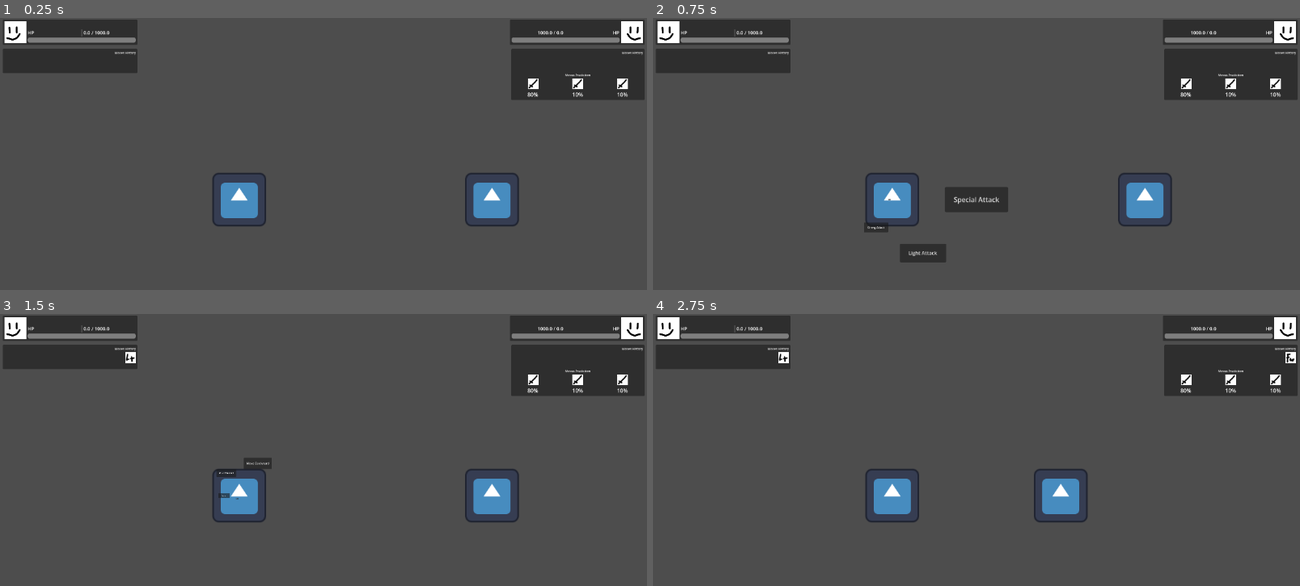
Above: before the commit, frames 1-4 (two rows, left to right).
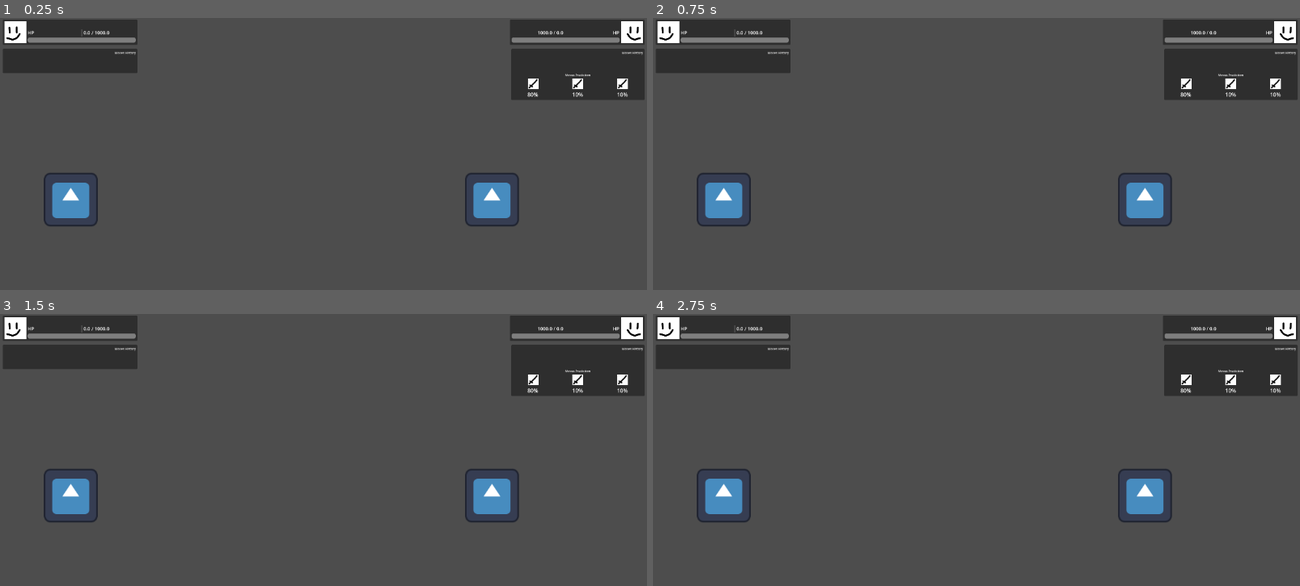
Above: after the commit, the same moments.

Repository: myticalcat/moveset-godot
Game: Godot game, scene res://scene/battle/battle_main.tscn
Same seed, same stepped clock (60 frames per second), same inputs: the game is played once before the commit and once after it. The engine's default icon, where the game draws it, is replaced by a stand-in: a white triangle on a blue panel in a dark square.
Inputs (mouse positions are in pixels of both pictures, inside the frame that each line leads up to):
- Up to frame 1 (0.25 s): no input
- Up to frame 2 (0.75 s): tap Enter at 0.5 s; move the mouse to (892, 200) at 0.52 s
- Up to frame 3 (1.5 s): click (278, 569) at 1.25 s, where only the run before the commit has a clickable "Light Attack"
- Up to frame 4 (2.75 s): tap Space at 2 s; move the mouse to (847, 512) at 2.02 s

The runs differ from the first frame. In frame 1, 1.9% of the frame differs, in the area x 6-42%, y 56-77%; in frame 2, 3.3%; in frame 3, 2.2%; in frame 4, 3.9%, in the area x 6-100%, y 13-77%.

Commit message:
rework player merged into character

Diff:
--- a/scene/battle/battle_main.tscn
+++ b/scene/battle/battle_main.tscn
@@ -1,7 +1,6 @@
 [gd_scene format=3 uid="uid://ri0faykq6n2e"]
 
 [ext_resource type="Script" uid="uid://i5in0kmay6tq" path="res://scene/battle/battle_manager.gd" id="1_hfrix"]
-[ext_resource type="PackedScene" uid="uid://cn7jawlt1k0aa" path="res://scripts/characters/player.tscn" id="3_hfrix"]
 [ext_resource type="PackedScene" uid="uid://ckmfcp604fw20" path="res://scene/battle/ui_battle.tscn" id="4_2rfxa"]
 [ext_resource type="PackedScene" uid="uid://64tnpm6qyy60" path="res://scripts/characters/character.tscn" id="4_onrr4"]
 
@@ -15,12 +14,13 @@
 [node name="Camera2D" type="Camera2D" parent="." unique_id=1996028079]
 zoom = Vector2(0.75, 0.75)
 
-[node name="Player" parent="." unique_id=362625524 instance=ExtResource("3_hfrix")]
-position = Vector2(-424, 189)
-prefered_position = 4
+[node name="Player" parent="." unique_id=362625524 instance=ExtResource("4_onrr4")]
+prefered_position = 2
 
 [node name="Character2" parent="." unique_id=1624971502 instance=ExtResource("4_onrr4")]
 position = Vector2(-984, -52)
 prefered_position = 2
 
-[node name="UIBattle" parent="." unique_id=1112870766 instance=ExtResource("4_2rfxa")]
+[node name="UIBattle" parent="." unique_id=1112870766 node_paths=PackedStringArray("next_pred_cl", "next_pred_tx") instance=ExtResource("4_2rfxa")]
+next_pred_cl = []
+next_pred_tx = []
--- a/scene/battle/battle_manager.gd
+++ b/scene/battle/battle_manager.gd
@@ -8,7 +8,7 @@
 var arena_size = 9
 
 
-@export var player : Player
+@export var player : Character
 @export var enemy : Character
 @export var ui : UIBattle
 @export var wait_time_between := 1.0
@@ -38,11 +38,14 @@
 		player.int_stat = 10
 		player.health_point = player.str_stat * 100
 		enemy.health_point = enemy.str_stat * 100
+
+	player.is_interactive = true
+	enemy.is_interactive = false
 	ui.setup(player, enemy)
 	start_game(player, enemy)
 
 
-func start_game(player_new : Player, enemy_new: Character):
+func start_game(player_new : Character, enemy_new: Character):
 	self.player = player_new
 	self.enemy = enemy_new
 
@@ -55,10 +58,7 @@
 	player.global_position = Vector2(arena_mid_point[character_pos[player]], 0)
 	enemy.global_position = Vector2(arena_mid_point[character_pos[enemy]], 0)
 
-	if self.player:
-		start_round()
-	else:
-		start_round() # kalo nanti multiplayer
+	start_round()
 
 func start_round():
 	SignalBus.battle_start.emit()
@@ -66,11 +66,10 @@
 		var enemy_mv : Moves.Types = Moves.Types.STAGGER
 		var player_mv : Moves.Types = Moves.Types.STAGGER
 		if not enemy.is_staggered:
-			enemy_mv = enemy.query_move(player.move_history, get_distance_char())
+			enemy_mv = await enemy.query_move(player.move_history, get_distance_char())
 
 		if not player.is_staggered:
-			player.turn_on_button()
-			player_mv = await player.query_for_input()
+			player_mv = await player.query_move(enemy.move_history, get_distance_char())
 
 		player.is_staggered = false
 		enemy.is_staggered = false
--- a/scripts/characters/character.gd
+++ b/scripts/characters/character.gd
@@ -2,6 +2,8 @@
 
 
 class_name Character
+
+signal move_chosen(move: Moves.Types)
 
 enum Stat{
 	AGI,
@@ -14,51 +16,60 @@
 	RIGHT,
 }
 
-var _delegate: Character = null
-
-func set_delegate(d: Character) -> void:
-	_delegate = d
-
-var char_name: String:
-	get: return _delegate.char_name if _delegate else _char_name
+@export var is_interactive: bool = false:
 	set(v):
-		if _delegate: _delegate.char_name = v
-		else: _char_name = v
-var _char_name: String
-
-@export var prefered_position: int:
-	get: return _delegate.prefered_position if _delegate else _prefered_position
-	set(v):
-		if _delegate: _delegate.prefered_position = v
-		else: _prefered_position = v
-var _prefered_position := 0
-
-var is_dead := false:
-	set(new):
-		if _delegate:
-			_delegate.is_dead = new
+		if v == false:
+			collision.queue_free()
+			mouse_area.queue_free()
+			special_atk_btn.queue_free()
+			light_atk_btn.queue_free()
+			strong_atk_btn.queue_free()
+			parry_btn.queue_free()
+			move_forward_btn.queue_free()
+			move_backward_btn.queue_free()
 		else:
-			_is_dead = new
-	get: return _delegate.is_dead if _delegate else _is_dead
-var _is_dead := false
-
-var is_staggered := false:
-	set(new):
-		if _delegate:
-			_delegate.is_staggered = new
-		else:
-			_is_staggered = new
-			# texture = sprite_dict[Moves.Types.STAGGER][0]
-	get: return _delegate.is_staggered if _delegate else _is_staggered
-
-var _is_staggered := false
-
-@export var sprite_dict: Dictionary:
-	get: return _delegate.sprite_dict if _delegate else _sprite_dict
-	set(v):
-		if _delegate: _delegate.sprite_dict = v
-		else: _sprite_dict = v
-var _sprite_dict: Dictionary = {
+			for btn in _buttons():
+				btn.visible = false
+				btn.mouse_entered.connect(_cancel_hide)
+				btn.mouse_exited.connect(_schedule_hide)
+			collision.shape.radius = self.texture.get_width() * 3.0 / 4
+			mouse_area.mouse_entered.connect(_fan_out)
+			mouse_area.mouse_exited.connect(_schedule_hide)
+			special_atk_btn.pressed.connect(func(): move_chosen.emit(Moves.Types.SPECIAL_ATK))
+			light_atk_btn.pressed.connect(func(): move_chosen.emit(Moves.Types.LIGHT_ATK))
+			strong_atk_btn.pressed.connect(func(): move_chosen.emit(Moves.Types.STRONG_ATK))
+			parry_btn.pressed.connect(func(): move_chosen.emit(Moves.Types.PARRY))
+			move_forward_btn.pressed.connect(func(): move_chosen.emit(Moves.Types.FORW_MV))
+			move_backward_btn.pressed.connect(func(): move_chosen.emit(Moves.Types.BACK_MV))
+
+		is_interactive = v
+
+@export var collision: CollisionShape2D
+@export var mouse_area: Area2D
+@export var special_atk_btn: Button
+@export var light_atk_btn: Button
+@export var strong_atk_btn: Button
+@export var parry_btn: Button
+@export var move_forward_btn: Button
+@export var move_backward_btn: Button
+
+var turn_off := false
+var _tween: Tween
+var _hiding := false
+var _fanned_out := false
+var _fan_hiding := false
+var _enable := false
+
+const RADIUS = 200.0
+
+var char_name: String
+
+@export var prefered_position: int = 0
+
+var is_staggered := false
+var is_dead := false
+
+@export var sprite_dict: Dictionary = {
 	Moves.Types.LIGHT_ATK: [],
 	Moves.Types.STRONG_ATK: [],
 	Moves.Types.SPECIAL_ATK: [],
@@ -68,95 +79,47 @@
 	Moves.Types.STAGGER: [],
 }
 
-var max_health_point : float:
-	get: return _delegate.max_health_point if _delegate else _max_health_point
-	set(v):
-		if _delegate: _delegate.max_health_point = v
-		else: _max_health_point = v
-var _max_health_point : float
-
-
-var health_point : float:
-	get: return _delegate.health_point if _delegate else _health_point
-	set(v):
-		if _delegate: _delegate.health_point = v
-		else: _health_point = v
-var _health_point : float
-
-var move_history: Array[Moves.Types]:
-	get: return _delegate.move_history if _delegate else _move_history
-	set(v):
-		if _delegate: _delegate.move_history = v
-		else: _move_history = v
-var _move_history: Array[Moves.Types] = []
-
-var chipset: Chipset:
-	get: return _delegate.chipset if _delegate else _chipset
-	set(v):
-		if _delegate: _delegate.chipset = v
-		else: _chipset = v
-var _chipset: Chipset
-
-var conditions: Array[Condition]:
-	get: return _delegate.conditions if _delegate else _conditions
-	set(v):
-		if _delegate: _delegate.conditions = v
-		else: _conditions = v
-var _conditions: Array[Condition] = []
-
-@export var agi_stat: float:
-	get: return _delegate.agi_stat if _delegate else _agi_stat
-	set(v):
-		if _delegate: _delegate.agi_stat = v
-		else: _agi_stat = v
-var _agi_stat := 0.0
-
-@export var str_stat: float:
-	get: return _delegate.str_stat if _delegate else _str_stat
-	set(v):
-		if _delegate: _delegate.str_stat = v
-		else: _str_stat = v
-var _str_stat := 0.0
-
-@export var int_stat: float:
-	get: return _delegate.int_stat if _delegate else _int_stat
-	set(v):
-		if _delegate: _delegate.int_stat = v
-		else: _int_stat = v
-var _int_stat := 0.0
-
-@export var light_atk_range: int:
-	get: return _delegate.light_atk_range if _delegate else _light_atk_range
-	set(v):
-		if _delegate: _delegate.light_atk_range = v
-		else: _light_atk_range = v
-var _light_atk_range := 0
-
-@export var strong_atk_range: int:
-	get: return _delegate.strong_atk_range if _delegate else _strong_atk_range
-	set(v):
-		if _delegate: _delegate.strong_atk_range = v
-		else: _strong_atk_range = v
-var _strong_atk_range := 0
-
-@export var move_range: int:
-	get: return _delegate.move_range if _delegate else _move_range
-	set(v):
-		if _delegate: _delegate.move_range = v
-		else: _move_range = v
-var _move_range := 1
+var max_health_point: float
+var health_point: float
+var move_history: Array[Moves.Types] = []
+var chipset: Chipset
+var conditions: Array[Condition] = []
+
+@export var agi_stat: float = 0.0
+@export var str_stat: float = 0.0
+@export var int_stat: float = 0.0
+
+@export var light_atk_range: int = 0
+@export var strong_atk_range: int = 0
+@export var move_range: int = 1
 
 var side: Direction:
 	set(dir):
-		if _delegate:
-			_delegate.side = dir
-		else:
-			_side = dir
-			flip_h = dir == Direction.LEFT
-	get: return _delegate.side if _delegate else _side
+		_side = dir
+		flip_h = dir == Direction.LEFT
+	get: return _side
 var _side := Direction.RIGHT
 
-func execute_special_attack(o : Character, bm : BattleManager):
+
+func _ready() -> void:
+	if not is_interactive:
+		return
+	for btn in _buttons():
+		btn.visible = false
+		btn.mouse_entered.connect(_cancel_hide)
+		btn.mouse_exited.connect(_schedule_hide)
+	collision.shape.radius = self.texture.get_width() * 3.0 / 4
+	mouse_area.mouse_entered.connect(_fan_out)
+	mouse_area.mouse_exited.connect(_schedule_hide)
+	special_atk_btn.pressed.connect(func(): move_chosen.emit(Moves.Types.SPECIAL_ATK))
+	light_atk_btn.pressed.connect(func(): move_chosen.emit(Moves.Types.LIGHT_ATK))
+	strong_atk_btn.pressed.connect(func(): move_chosen.emit(Moves.Types.STRONG_ATK))
+	parry_btn.pressed.connect(func(): move_chosen.emit(Moves.Types.PARRY))
+	move_forward_btn.pressed.connect(func(): move_chosen.emit(Moves.Types.FORW_MV))
+	move_backward_btn.pressed.connect(func(): move_chosen.emit(Moves.Types.BACK_MV))
+
+
+func execute_special_attack(_o: Character, _bm: BattleManager):
 	pass
 
 func get_pattern_speed() -> float:
@@ -168,7 +131,7 @@
 	else:
 		return -1
 
-func add_to_history(mv : Moves.Types):
+func add_to_history(mv: Moves.Types):
 	move_history.append(mv)
 
 func get_movement_backward() -> int:
@@ -177,16 +140,87 @@
 func get_base_damage() -> float:
 	return chipset.get_damage(self)
 
-func take_damage(damage : float):
+func take_damage(damage: float):
 	health_point = max(health_point - damage, 0)
 	if health_point == 0:
 		is_dead = true
 
-func query_move(opponent_history : Array[Moves.Types], distance_to_opp : int) -> Moves.Types:
+func query_move(_opponent_history: Array[Moves.Types], _distance_to_opp: int) -> Moves.Types:
+	if is_interactive:
+		turn_on_button()
+		return await query_for_input()
 	return Moves.Types.FORW_MV
+
+func query_for_input() -> Moves.Types:
+	_enable = true
+	var move: Moves.Types = await move_chosen
+	turn_off_button()
+	_enable = false
+	return move
 
 func is_suffix_pattern() -> bool:
 	var pattern_length := len(chipset.pattern)
 	if move_history.slice(-pattern_length) == chipset.pattern:
 		return true
 	return false
+
+func turn_off_button():
+	turn_off = true
+	_fan_hide()
+
+func turn_on_button():
+	turn_off = false
+
+func _buttons() -> Array[Button]:
+	return [special_atk_btn, light_atk_btn, strong_atk_btn,
+			parry_btn, move_forward_btn, move_backward_btn]
+
+func _cancel_hide() -> void:
+	_hiding = false
+	_fan_hiding = false
+
+func _schedule_hide() -> void:
+	_hiding = true
+	await get_tree().create_timer(0.4).timeout
+	if _hiding and not _fan_hiding:
+		_fan_hide()
+
+func _fan_out() -> void:
+	if turn_off:
+		return
+	_hiding = false
+	if _fanned_out:
+		return
+	_fanned_out = true
+	if _tween:
+		_tween.kill()
+	_tween = create_tween().set_parallel(true)
+	var buttons := _buttons()
+	collision.shape.radius = RADIUS + buttons[0].size.length() / 2.0
+	for i in buttons.size():
+		var angle := i * (TAU / buttons.size())
+		var target := (Vector2(cos(angle), sin(angle)) * RADIUS) - buttons[i].size / 2.0
+		buttons[i].visible = true
+		buttons[i].scale = Vector2.ZERO
+		buttons[i].pivot_offset = buttons[i].size / 2.0
+		buttons[i].position = Vector2.ZERO - buttons[i].size / 2.0
+		_tween.tween_property(buttons[i], "position", target, 0.2).set_delay(i * 0.07)
+		_tween.tween_property(buttons[i], "scale", Vector2.ONE, 0.2).set_delay(i * 0.07)
+
+func _fan_hide() -> void:
+	_fan_hiding = true
+	_fanned_out = false
+	if _tween:
+		_tween.kill()
+	_tween = create_tween().set_parallel(true)
+	var buttons := _buttons()
+	var center := Vector2.ZERO - buttons[0].size / 2.0
+	collision.shape.radius = self.texture.get_width() * 3.0 / 4
+	for i in buttons.size():
+		_tween.tween_property(buttons[i], "position", center, 0.15).set_delay(i * 0.02)
+		_tween.tween_property(buttons[i], "scale", Vector2.ZERO, 0.15).set_delay(i * 0.02)
+	_tween.finished.connect(func():
+		for btn in buttons:
+			btn.visible = false
+		_fan_hiding = false
+	)
--- a/scripts/characters/character.tscn
+++ b/scripts/characters/character.tscn
@@ -3,6 +3,69 @@
 [ext_resource type="Texture2D" uid="uid://djyc2t1o7cnfr" path="res://icon.svg" id="1_03xi6"]
 [ext_resource type="Script" uid="uid://b2vcmnou3sxhv" path="res://scripts/characters/character.gd" id="2_ay4uy"]
 
-[node name="Character" type="Sprite2D" unique_id=362625524]
+[sub_resource type="CircleShape2D" id="CircleShape2D_ay4uy"]
+radius = 83.21658
+
+[node name="Character" type="Sprite2D" unique_id=362625524 node_paths=PackedStringArray("collision", "mouse_area", "special_atk_btn", "light_atk_btn", "strong_atk_btn", "parry_btn", "move_forward_btn", "move_backward_btn")]
 texture = ExtResource("1_03xi6")
 script = ExtResource("2_ay4uy")
+collision = NodePath("Area2D/CollisionShape2D")
+mouse_area = NodePath("Area2D")
+special_atk_btn = NodePath("Special Attack")
+light_atk_btn = NodePath("LightAtk")
+strong_atk_btn = NodePath("Strong Attack")
+parry_btn = NodePath("Parry")
+move_forward_btn = NodePath("Move Forward")
+move_backward_btn = NodePath("Move Backward")
+
+[node name="Area2D" type="Area2D" parent="." unique_id=1186869658]
+
+[node name="CollisionShape2D" type="CollisionShape2D" parent="Area2D" unique_id=1337591064]
+shape = SubResource("CircleShape2D_ay4uy")
+
+[node name="LightAtk" type="Button" parent="." unique_id=1641766367]
+z_index = 1
+offset_left = 114.0
+offset_top = -30.0
+offset_right = 264.0
+offset_bottom = 30.0
+mouse_filter = 1
+text = "Light Attack"
+
+[node name="Special Attack" type="Button" parent="." unique_id=1497040055]
+z_index = 1
+offset_top = 100.0
+offset_right = 150.0
+offset_bottom = 160.0
+text = "Special Attack"
+
+[node name="Strong Attack" type="Button" parent="." unique_id=663484649]
+z_index = 1
+offset_top = -181.0
+offset_right = 150.0
+offset_bottom = -121.0
+text = "Strong Attack"
+
+[node name="Parry" type="Button" parent="." unique_id=2062538806]
+z_index = 1
+offset_left = -202.0
+offset_top = -181.0
+offset_right = -52.0
+offset_bottom = -121.0
+text = "Parry"
+
+[node name="Move Forward" type="Button" parent="." unique_id=1916192158]
+z_index = 1
+offset_left = -363.0
+offset_top = -93.0
+offset_right = -213.0
+offset_bottom = -33.0
+text = "Move Forward"
+
+[node name="Move Backward" type="Button" parent="." unique_id=1833445160]
+z_index = 1
+offset_left = -250.0
+offset_top = 61.0
+offset_right = -100.0
+offset_bottom = 121.0
+text = "Move Backward"
--- a/scripts/characters/player.gd
+++ /dev/null
@@ -1,127 +0,0 @@
-extends Character
-
-class_name Player
-
-signal move_chosen(move: Moves.Types)
-
-const RADIUS = 200.0
-
-@export var collision : CollisionShape2D
-@export var mouse_area: Area2D
-@export var special_atk_btn: Button
-@export var light_atk_btn: Button
-@export var strong_atk_btn: Button
-@export var parry_btn: Button
-@export var move_forward_btn: Button
-@export var move_backward_btn: Button
-
-var turn_off := false
-var _tween: Tween
-var _hiding := false
-var _fanned_out := false
-var _fan_hiding := false
-var _enable := true
-
-var actual_character: Character
-
-func setup(c: Character) -> void:
-	actual_character = c
-	self.set_delegate(c)
-
-# --- proxy methods (for subclass dispatch) ---
-
-func execute_special_attack(o: Character, bm: BattleManager) -> void:
-	actual_character.execute_special_attack(o, bm)
-
-func take_damage(damage: float) -> void:
-	actual_character.take_damage(damage)
-
-func query_move(_opponent_history: Array[Moves.Types], _distance_to_opp: int) -> Moves.Types:
-	return await query_for_input()
-
-# ---
-
-func _ready() -> void:
-	for btn in _buttons():
-		btn.visible = false
-		btn.mouse_entered.connect(_cancel_hide)
-		btn.mouse_exited.connect(_schedule_hide)
-	collision.shape.radius = self.texture.get_width() * 3.0/4
-	mouse_area.mouse_entered.connect(_fan_out)
-	mouse_area.mouse_exited.connect(_schedule_hide)
-	_enable = false
-	special_atk_btn.pressed.connect(func(): move_chosen.emit(Moves.Types.SPECIAL_ATK))
-	light_atk_btn.pressed.connect(func(): move_chosen.emit(Moves.Types.LIGHT_ATK))
-	strong_atk_btn.pressed.connect(func(): move_chosen.emit(Moves.Types.STRONG_ATK))
-	parry_btn.pressed.connect(func(): move_chosen.emit(Moves.Types.PARRY))
-	move_forward_btn.pressed.connect(func(): move_chosen.emit(Moves.Types.FORW_MV))
-	move_backward_btn.pressed.connect(func(): move_chosen.emit(Moves.Types.BACK_MV))
-
-func query_for_input() -> Moves.Types:
-	_enable = true
-	var move: Moves.Types = await move_chosen
-	turn_off_button()
-	_enable = false
-	return move
-
-func turn_off_button():
-	turn_off = true
-	_fan_hide()
-
-func turn_on_button():
-	turn_off = false
-
-func _buttons() -> Array[Button]:
-	return [special_atk_btn, light_atk_btn, strong_atk_btn,
-			parry_btn, move_forward_btn, move_backward_btn]
-
-func _cancel_hide() -> void:
-	_hiding = false
-	_fan_hiding = false
-
-func _schedule_hide() -> void:
-	_hiding = true
-	await get_tree().create_timer(0.4).timeout
-	if _hiding and not _fan_hiding:
-		_fan_hide()
-
-func _fan_out() -> void:
-	if turn_off:
-		return
-
-	_hiding = false
-	if _fanned_out:
-		return
-	_fanned_out = true
-	if _tween:
-		_tween.kill()
-	_tween = create_tween().set_parallel(true)
-	var buttons := _buttons()
-	collision.shape.radius = RADIUS + buttons[0].size.length() / 2.0
-	for i in buttons.size():
-		var angle := i * (TAU / buttons.size())
-		var target := (Vector2(cos(angle), sin(angle)) * RADIUS) - buttons[i].size / 2.0
-		buttons[i].visible = true
-		buttons[i].scale = Vector2.ZERO
-		buttons[i].pivot_offset = buttons[i].size / 2.0
-		buttons[i].position = Vector2.ZERO - buttons[i].size / 2.0
-		_tween.tween_property(buttons[i], "position", target, 0.2).set_delay(i * 0.07)
-		_tween.tween_property(buttons[i], "scale", Vector2.ONE, 0.2).set_delay(i * 0.07)
-
-func _fan_hide() -> void:
-	_fan_hiding = true
-	_fanned_out = false
-	if _tween:
-		_tween.kill()
-	_tween = create_tween().set_parallel(true)
-	var buttons := _buttons()
-	var center := Vector2.ZERO - buttons[0].size / 2.0
-	collision.shape.radius = self.texture.get_width() * 3.0/4
-	for i in buttons.size():
-		_tween.tween_property(buttons[i], "position", center, 0.15).set_delay(i * 0.02)
-		_tween.tween_property(buttons[i], "scale", Vector2.ZERO, 0.15).set_delay(i * 0.02)
-	_tween.finished.connect(func():
-		for btn in buttons:
-			btn.visible = false
-		_fan_hiding = false
-	)
--- a/scripts/characters/player.tscn
+++ /dev/null
@@ -1,73 +0,0 @@
-[gd_scene format=3 uid="uid://cn7jawlt1k0aa"]
-
-[ext_resource type="Texture2D" uid="uid://djyc2t1o7cnfr" path="res://icon.svg" id="1_i13yi"]
-[ext_resource type="Script" uid="uid://kf0ssgbacqoe" path="res://scripts/characters/player.gd" id="2_i13yi"]
-
-[sub_resource type="CircleShape2D" id="CircleShape2D_i13yi"]
-radius = 83.21658
-
-[node name="Character" type="Sprite2D" unique_id=362625524 node_paths=PackedStringArray("collision", "mouse_area", "special_atk_btn", "light_atk_btn", "strong_atk_btn", "parry_btn", "move_forward_btn", "move_backward_btn")]
-texture = ExtResource("1_i13yi")
-script = ExtResource("2_i13yi")
-collision = NodePath("Area2D/CollisionShape2D")
-mouse_area = NodePath("Area2D")
-special_atk_btn = NodePath("Special Attack")
-light_atk_btn = NodePath("LightAtk")
-strong_atk_btn = NodePath("Strong Attack")
-parry_btn = NodePath("Parry")
-move_forward_btn = NodePath("Move Forward")
-move_backward_btn = NodePath("Move Backward")
-
-[node name="Area2D" type="Area2D" parent="." unique_id=1773861385]
-
-[node name="CollisionShape2D" type="CollisionShape2D" parent="Area2D" unique_id=1753762646]
-shape = SubResource("CircleShape2D_i13yi")
-
-[node name="LightAtk" type="Button" parent="." unique_id=574937807]
-z_index = 1
-offset_left = 114.0
-offset_top = -30.0
-offset_right = 264.0
-offset_bottom = 30.0
-mouse_filter = 1
-text = "Light Attack"
-
-[node name="Special Attack" type="Button" parent="." unique_id=326780282]
-z_index = 1
-offset_top = 100.0
-offset_right = 150.0
-offset_bottom = 160.0
-text = "Special Attack"
-
-[node name="Strong Attack" type="Button" parent="." unique_id=223858797]
-z_index = 1
-offset_top = -181.0
-offset_right = 150.0
-offset_bottom = -121.0
-text = "Strong Attack"
-
-[node name="Parry" type="Button" parent="." unique_id=1531575583]
-z_index = 1
-offset_left = -202.0
-offset_top = -181.0
-offset_right = -52.0
-offset_bottom = -121.0
-text = "Counter"
-
-[node name="Move Forward" type="Button" parent="." unique_id=2140141472]
-z_index = 1
-offset_left = -363.0
-offset_top = -93.0
-offset_right = -213.0
-offset_bottom = -33.0
-text = "Move Forward"
-
-[node name="Move Backward" type="Button" parent="." unique_id=561282259]
-z_index = 1
-offset_left = -250.0
-offset_top = 56.0
-offset_right = -100.0
-offset_bottom = 116.0
-text = "Move Backward"
-
-[connection signal="mouse_entered" from="Area2D" to="." method="_on_area_2d_mouse_entered"]
Not shown, removed: scripts/characters/player.gd.uid
